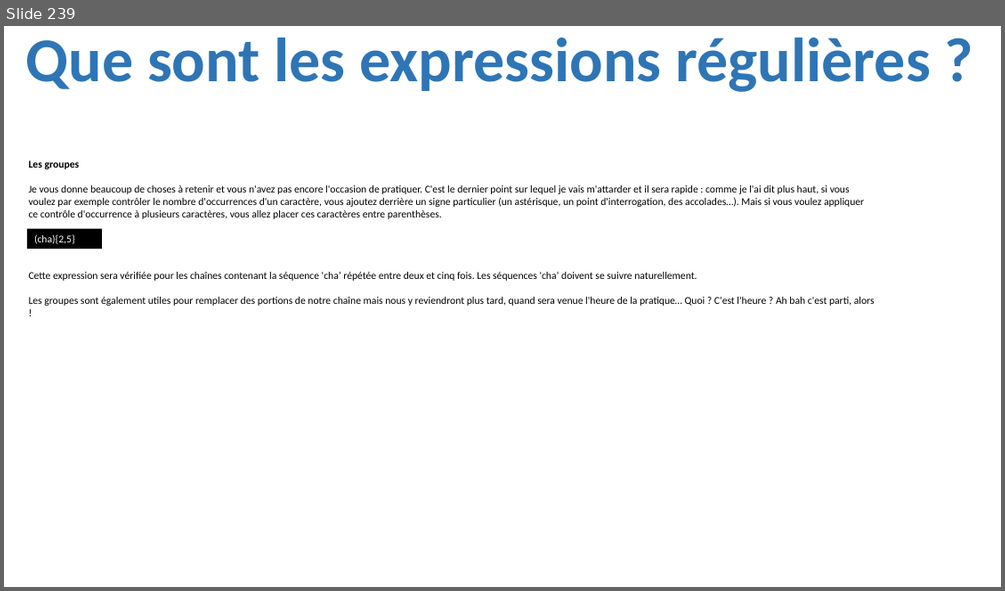
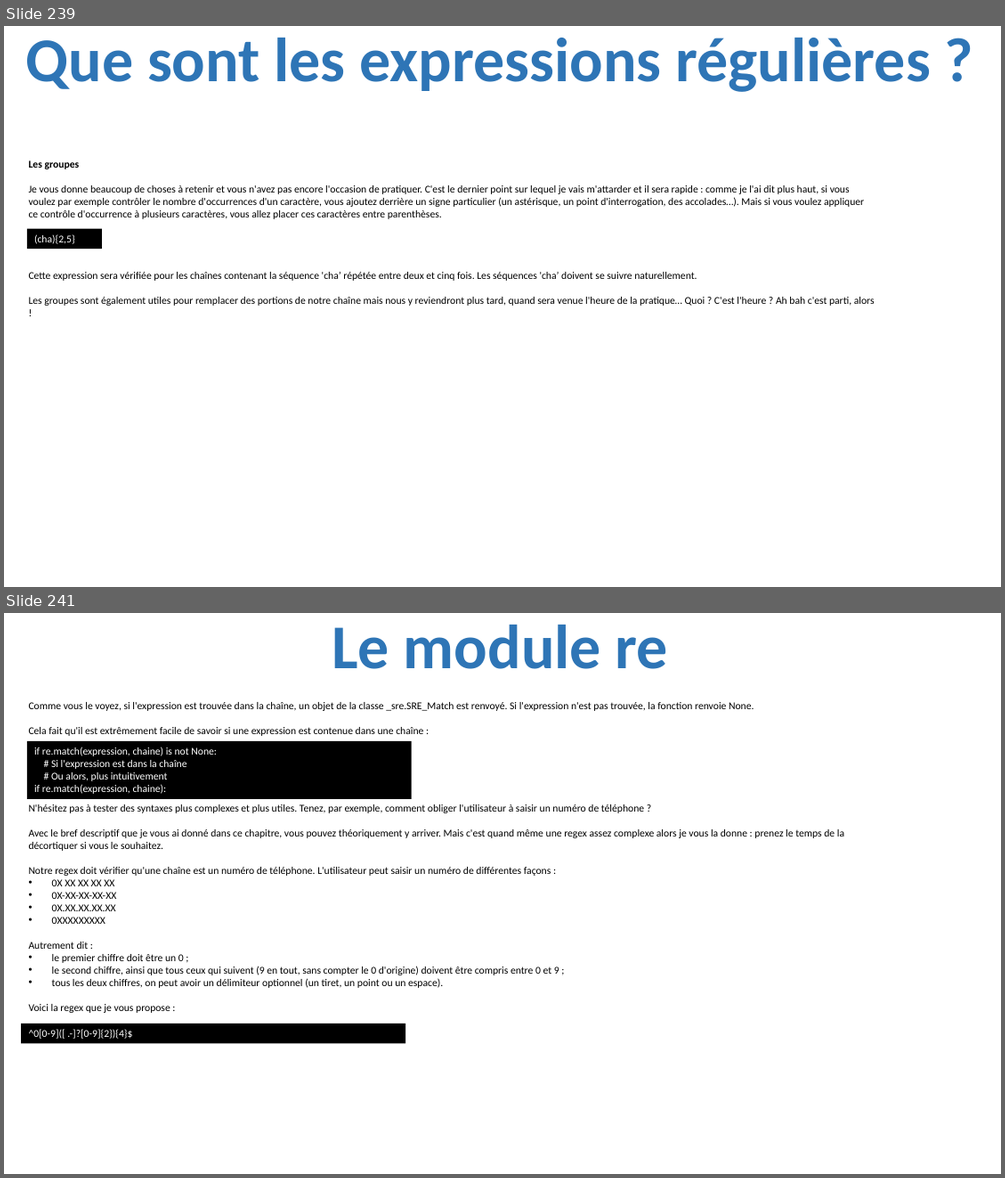
Before and after one commit to julienPalleau/PythonDoc, a slide deck: Python-resume.pptx. Shown one above the other, each under a label of ours: slide 239 before the commit, slides 239 and 241 after it; the slides between them are not shown. The pictures are 1005x591 and 1005x1178 pixels, drawn with LibreOffice and Linux fonts; fonts in the diff are those of the drawing. Boxes give left, top, right and bottom in pixels: in the first picture for what was removed or moved away, otherwise in the second. Text is boxed around its words. In the diff, an @@ line names an element or a change of style, - is before the commit and + after.

Commit message:
added expressions regulieres

```diff
--- a/Python-resume.pptx
+++ b/Python-resume.pptx
@@ slide 241 added at box(4, 613, 1001, 1174), background #FFFFFF @@
@@ title added at box(332, 625, 668, 669), 60 pt, text #2E75B6, bold @@
+Le module re
@@ text added at box(29, 702, 753, 736), 10 pt, text #000000 @@
+Comme vous le voyez, si l'expression est trouvée dans la chaîne, un objet de la classe _sre.SRE_Match est renvoyé. Si l'expression n'est pas trouvée, la fonction renvoie None.
+Cela fait qu'il est extrêmement facile de savoir si une expression est contenue dans une chaîne :
@@ rectangle added at box(27, 741, 412, 798), fill #000000, 10 pt, text #FFFFFF @@
+if re.match(expression, chaine) is not None:
+# Si l'expression est dans la chaîne
+# Ou alors, plus intuitivement
+if re.match(expression, chaine):
@@ text added at box(29, 804, 844, 1013), 10 pt, text #000000 @@
+N'hésitez pas à tester des syntaxes plus complexes et plus utiles. Tenez, par exemple, comment obliger l'utilisateur à saisir un numéro de téléphone ?
+Avec le bref descriptif que je vous ai donné dans ce chapitre, vous pouvez théoriquement y arriver. Mais c'est quand même une regex assez complexe alors je vous la donne : prenez le temps de la décortiquer si vous le souhaitez.
+Notre regex doit vérifier qu'une chaîne est un numéro de téléphone. L'utilisateur peut saisir un numéro de différentes façons :
+• 0X XX XX XX XX
+• 0X-XX-XX-XX-XX
+• 0X.XX.XX.XX.XX
+• 0XXXXXXXXX
+Autrement dit :
+• le premier chiffre doit être un 0 ;
+• le second chiffre, ainsi que tous ceux qui suivent (9 en tout, sans compter le 0 d'origine) doivent être compris entre 0 et 9 ;
+• tous les deux chiffres, on peut avoir un délimiteur optionnel (un tiret, un point ou un espace).
+Voici la regex que je vous propose :
@@ rectangle added at box(21, 1023, 405, 1044), fill #000000, 10 pt, text #FFFFFF @@
+^0[0-9]([ .-]?[0-9]{2}){4}$
```
Also in this commit, not shown: 6 other slides added, 1 slide removed.
